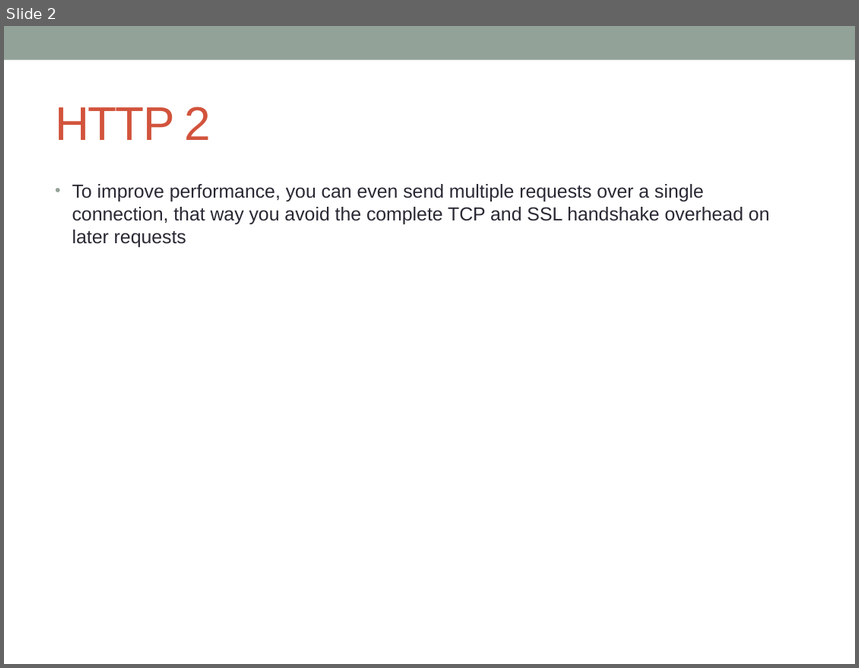
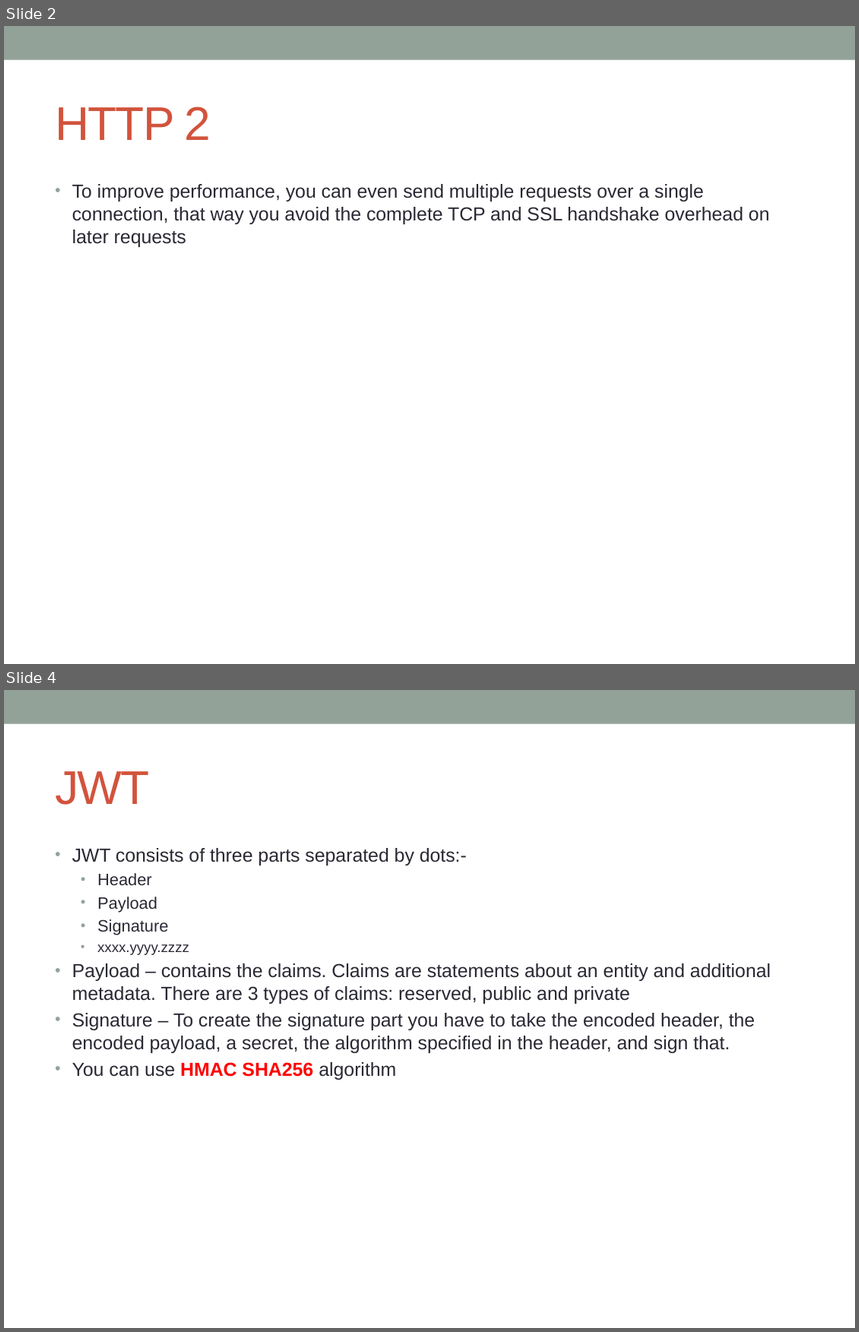
Before and after one commit to notionquest/ProjectDocumentation, a slide deck: RestFul.pptx. Shown one above the other, each under a label of ours: slide 2 before the commit, slides 2 and 4 after it; the slides between them are not shown. The pictures are 859x668 and 859x1332 pixels, drawn with LibreOffice and Linux fonts; fonts in the diff are those of the drawing. Boxes give left, top, right and bottom in pixels: in the first picture for what was removed or moved away, otherwise in the second. Text is boxed around its words. In the diff, an @@ line names an element or a change of style, - is before the commit and + after.

```diff
--- a/RestFul.pptx
+++ b/RestFul.pptx
@@ slide 4 added at [4,690,855,1328], background #FFFFFF; not listed: 1 template element that a slide beside it also shows @@
@@ title added at [55,771,150,805], 40 pt, text #D2533C @@
+JWT
@@ text added at [72,848,771,1080], 16 pt, text #292934 @@
+• JWT consists of three parts separated by dots:-
+  • Header
+  • Payload
+  • Signature
+  • xxxx.yyyy.zzzz
+• Payload – contains the claims. Claims are statements about an entity and additional metadata. There are 3 types of claims: reserved, public and private
+• Signature – To create the signature part you have to take the encoded header, the encoded payload, a secret, the algorithm specified in the header, and sign that.
+• You can use HMAC SHA256 algorithm
```
Also in this commit, not shown: 1 slide changed, 4 other slides added.
